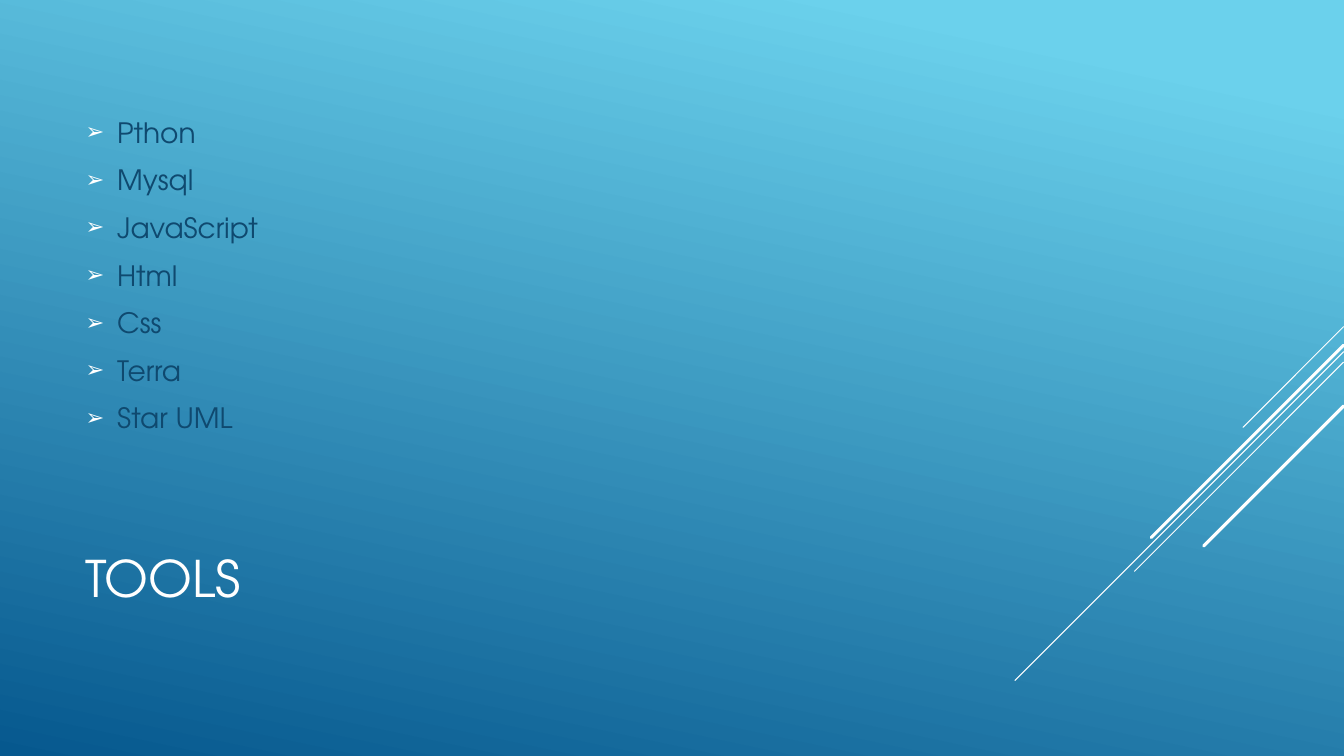
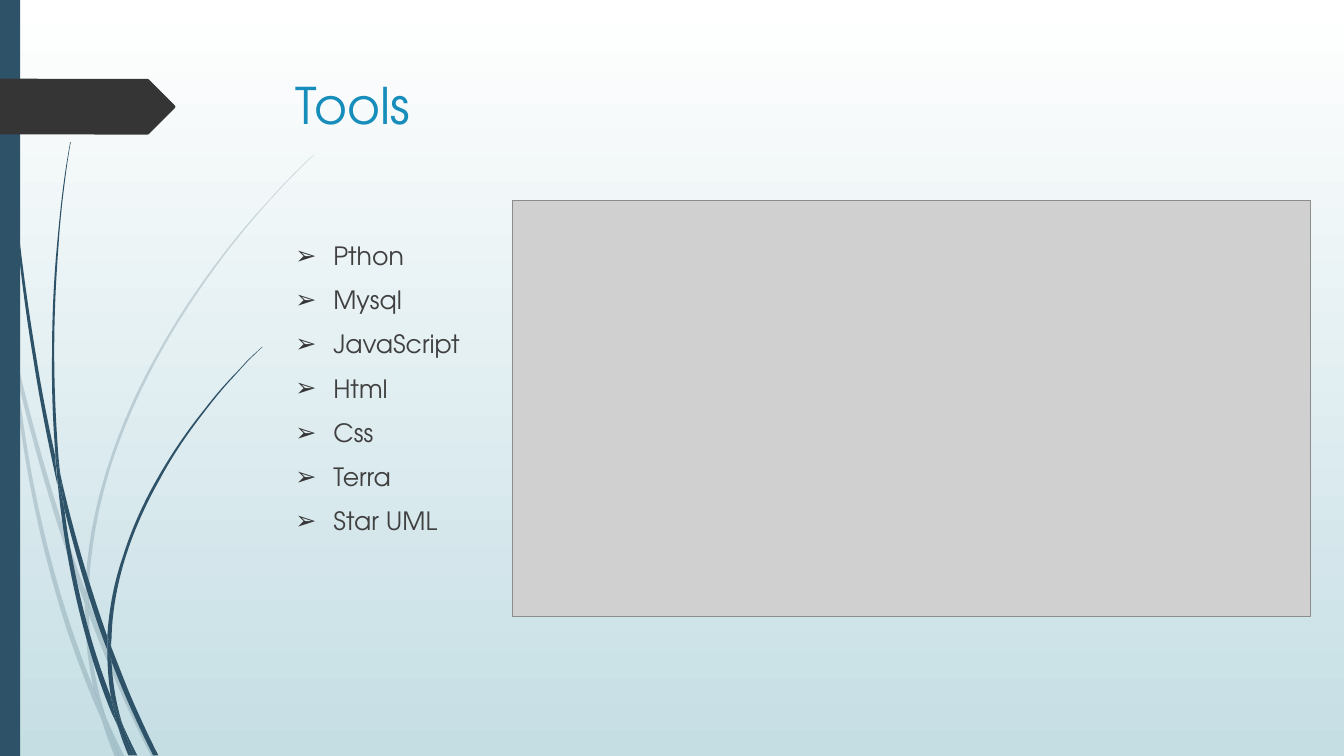
Before and after one commit to CHIHNITA-REDDY-B/SE-project, a slide deck: slide 14 of SE_ project.pptx (slide 10 before the commit). Drawn at 1344x756 pixels with LibreOffice and Linux fonts; fonts in the diff are those of the drawing; grey boxes stand for pictures. Boxes give left, top, right and bottom in pixels: in the first picture for what was removed or moved away, otherwise in the second. Text is boxed around its words. In the diff, an @@ line names an element or a change of style, - is before the commit and + after.

Commit message:
SE Project
Image To Text Convertor

```diff
--- a/SE_ project.pptx
+++ b/SE_ project.pptx
@@ background gradient #6ED2EB to #06588E to gradient #FFFFFF to #C5DEE5 @@
@@ rectangle added at [0,0,20,756], fill #2E5369 @@
@@ freeform shape added at [0,79,175,134], fill #353535 @@
@@ title "Tools" at [296,86,411,125]: vertical alignment middle to top @@
@@ title at [296,86,411,125]: text changed; text colour #FFFFFF to #178DBB @@
-TOOLS
+Tools
@@ picture added at [513,201,1311,617] @@
@@ text "Pthon": place and size @@
-text "Pthon" at [117,122,258,428]
+text "Pthon" at [333,246,459,531]
@@ text "Pthon" at [333,246,459,531]: size 20 to 18 pt, text colour #0F496F to #404040; indent changed; bullet colour #FFFFFF to #353535; vertical alignment middle to top @@
@@ group removed at [1015,327,1344,681]: 5 lines @@
@@ group added at [0,154,315,756]: 10 freeform shapes @@
@@ group added at [3,0,262,756]: 12 freeform shapes @@
```
Also in this commit, not shown: 13 other slides changed, 5 slides added.
